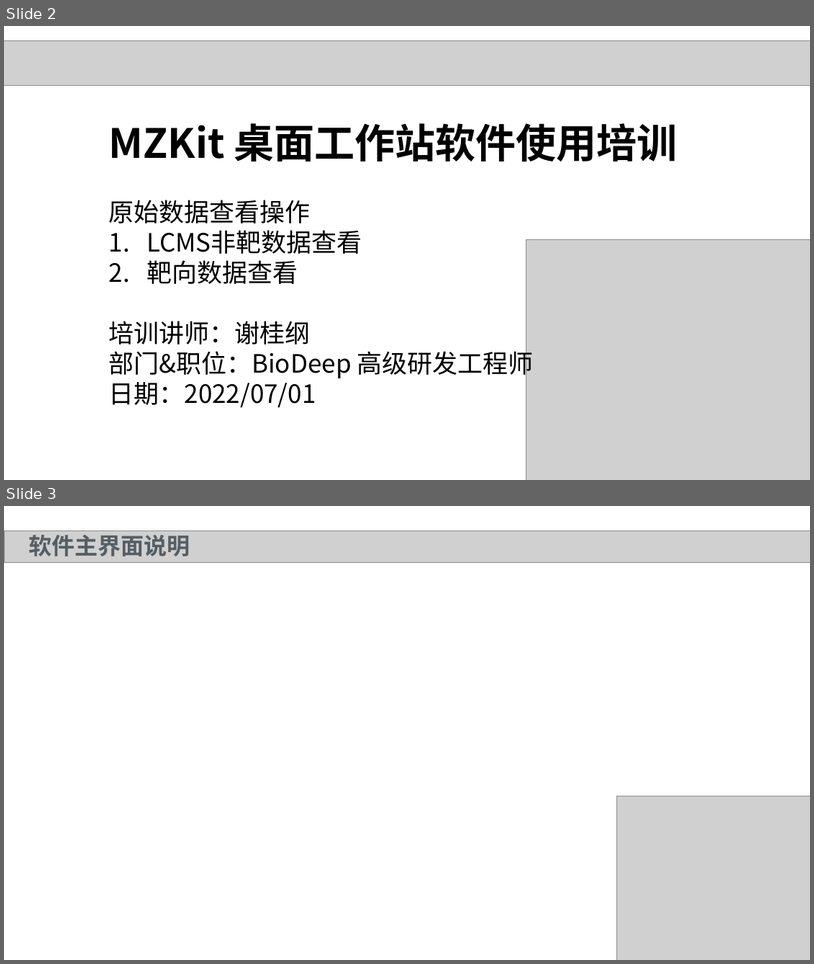
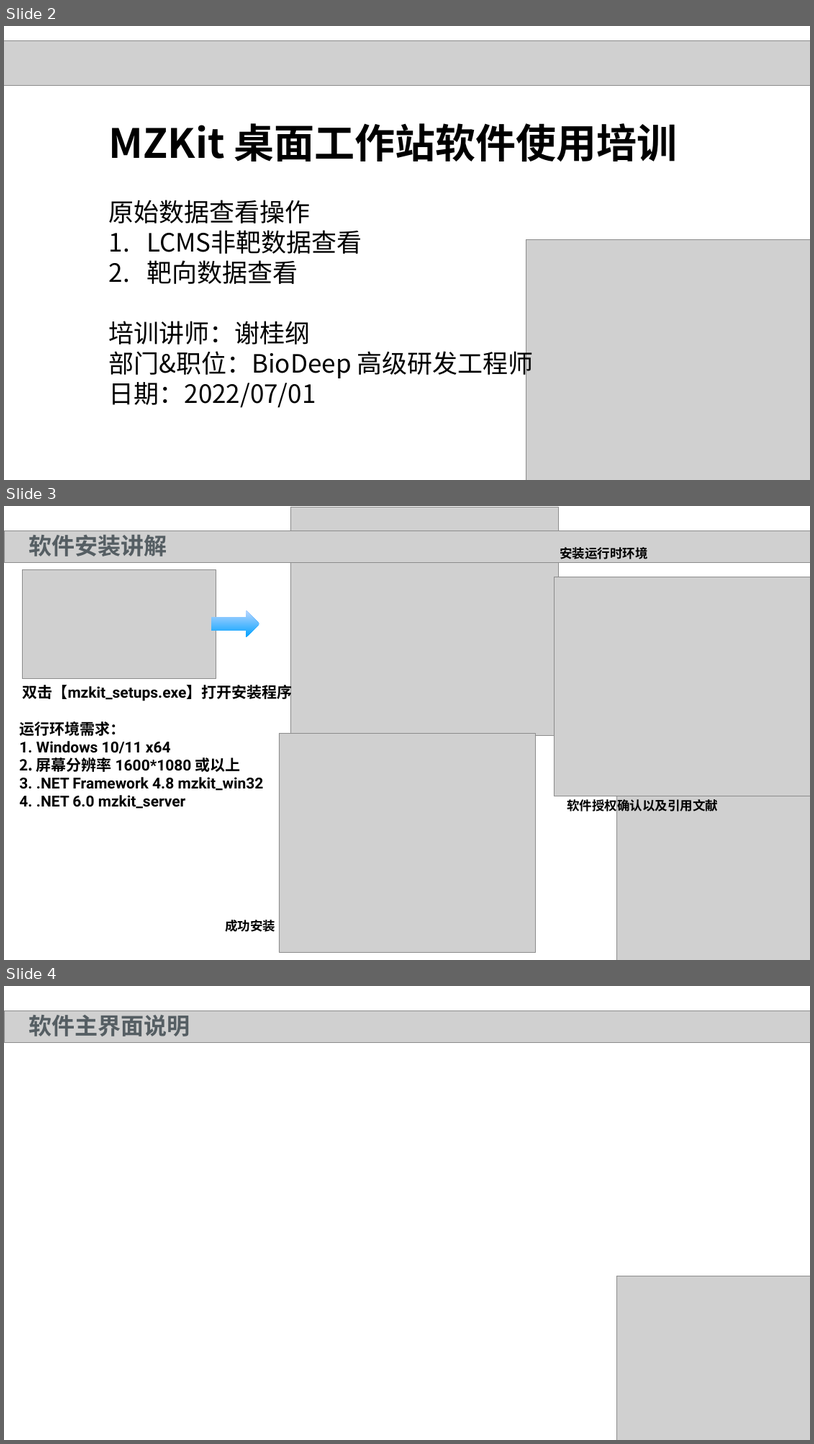
Before and after one commit to xieguigang/mzkit_win32, a slide deck: extdata/man-zh.pptx. Shown one above the other, each under a label of ours: slides 2 and 3 before the commit, slides 2, 3 and 4 after it. The pictures are 814x964 and 814x1444 pixels, drawn with LibreOffice and Linux fonts; fonts in the diff are those of the drawing; grey boxes stand for pictures. Boxes give left, top, right and bottom in pixels: in the first picture for what was removed or moved away, otherwise in the second. Text is boxed around its words. In the diff, an @@ line names an element or a change of style, - is before the commit and + after.

```diff
--- a/extdata/man-zh.pptx
+++ b/extdata/man-zh.pptx
@@ slide 3 added at <box>4,506,810,960</box>, background #FFFFFF @@
@@ picture added at <box>291,507,558,736</box> @@
@@ picture added at <box>4,531,810,563</box> @@
@@ text added at <box>28,530,167,556</box>, 55 pt, text #555E63, bold @@
+软件安装讲解
@@ text added at <box>560,547,648,559</box>, 30 pt, text #000000, bold @@
+安装运行时环境
@@ picture added at <box>22,569,216,678</box> @@
@@ picture added at <box>554,577,810,796</box> @@
@@ right arrow added at <box>211,610,260,637</box>, fill gradient #00A2FF to #BDD7FF @@
@@ text added at <box>19,682,293,808</box>, 36 pt, text #000000, bold @@
+双击【mzkit_setups.exe】打开安装程序
+运行环境需求：
+1. Windows 10/11 x64
+2. 屏幕分辨率 1600*1080 或以上
+3. .NET Framework 4.8 mzkit_win32
+4. .NET 6.0 mzkit_server
@@ picture added at <box>279,733,535,952</box> @@
@@ text added at <box>567,797,718,813</box>, 30 pt, text #000000, bold @@
+软件授权确认以及引用文献
@@ picture added at <box>617,795,810,960</box> @@
@@ text added at <box>225,919,275,932</box>, 30 pt, text #000000, bold @@
+成功安装
@@ what was slide 3 is now slide 4 @@
```
Also in this commit, not shown: 2 other slides added, 4 other files.
